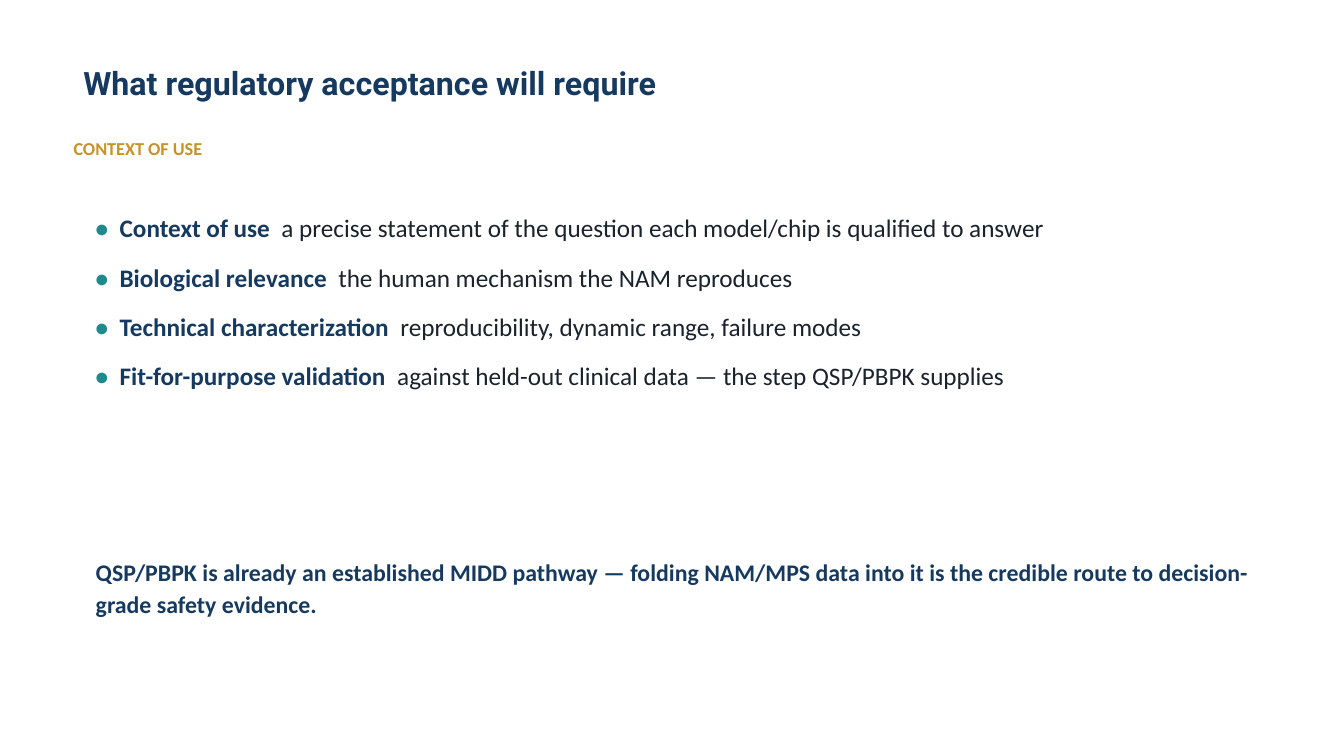
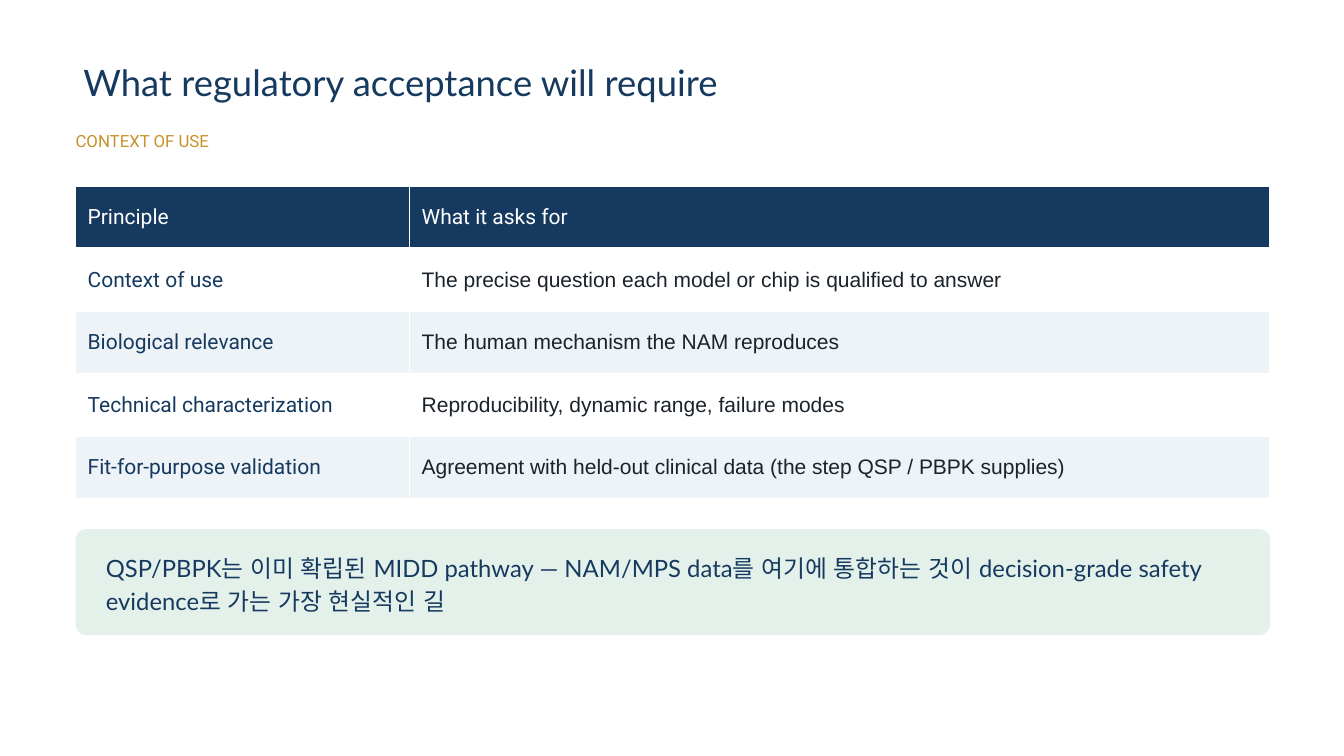
Before and after one commit to pipetcpt/qsp, a slide deck: slide 44 of presentation/2026-tox.pptx (slide 45 before the commit). Drawn at 1344x756 pixels with LibreOffice and Linux fonts; fonts in the diff are those of the drawing; background and template pictures are left out. Boxes give left, top, right and bottom in pixels: in the first picture for what was removed or moved away, otherwise in the second. Text is boxed around its words. In the diff, an @@ line names an element or a change of style, - is before the commit and + after.

```diff
--- a/presentation/2026-tox.pptx
+++ b/presentation/2026-tox.pptx
@@ title "What regulatory acceptance will require" at [83, 69, 718, 103]: size 23 to 26 pt, font Roboto to Lato, bold off @@
@@ text "CONTEXT OF USE" at [76, 135, 209, 147]: size 13 to 12 pt, font Calibri to Roboto, bold off; line spacing 1.04 to 1 @@
@@ table added at [76, 187, 1270, 499], 5 rows, 2 columns @@
+Principle | What it asks for
+Context of use | The precise question each model or chip is qualified to answer
+Biological relevance | The human mechanism the NAM reproduces
+Technical characterization | Reproducibility, dynamic range, failure modes
+Fit-for-purpose validation | Agreement with held-out clinical data (the step QSP / PBPK supplies)
@@ text removed at [120, 219, 1043, 390] @@
-• Context of use a precise statement of the question each model/chip is qualified to answer
-• Biological relevance the human mechanism the NAM reproduces
-• Technical characterization reproducibility, dynamic range, failure modes
-• Fit-for-purpose validation against held-out clinical data — the step QSP/PBPK supplies
@@ rounded rectangle added at [76, 529, 1270, 635], fill #E4F1EB @@
@@ text "QSP/PBPK는 이미 확립된 MIDD pathway ..." at [106, 557, 1202, 612]: vertical alignment top to middle @@
@@ text at [106, 557, 1202, 612]: text changed; font Calibri to Lato; bold off @@
-QSP/PBPK is already an established MIDD pathway — folding NAM/MPS data into it is the credible route to decision-grade safety evidence.
+QSP/PBPK는 이미 확립된 MIDD pathway — NAM/MPS data를 여기에 통합하는 것이 decision-grade safety evidence로 가는 가장 현실적인 길
```
Also in this commit, not shown: 24 other slides changed, 22 slides added, 23 slides removed, 52 other files.
